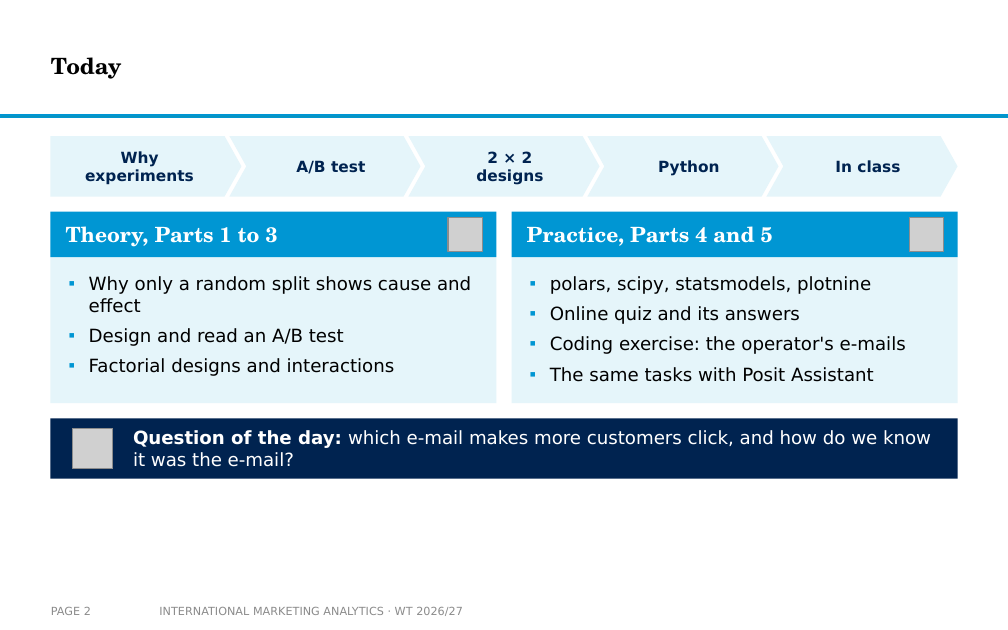
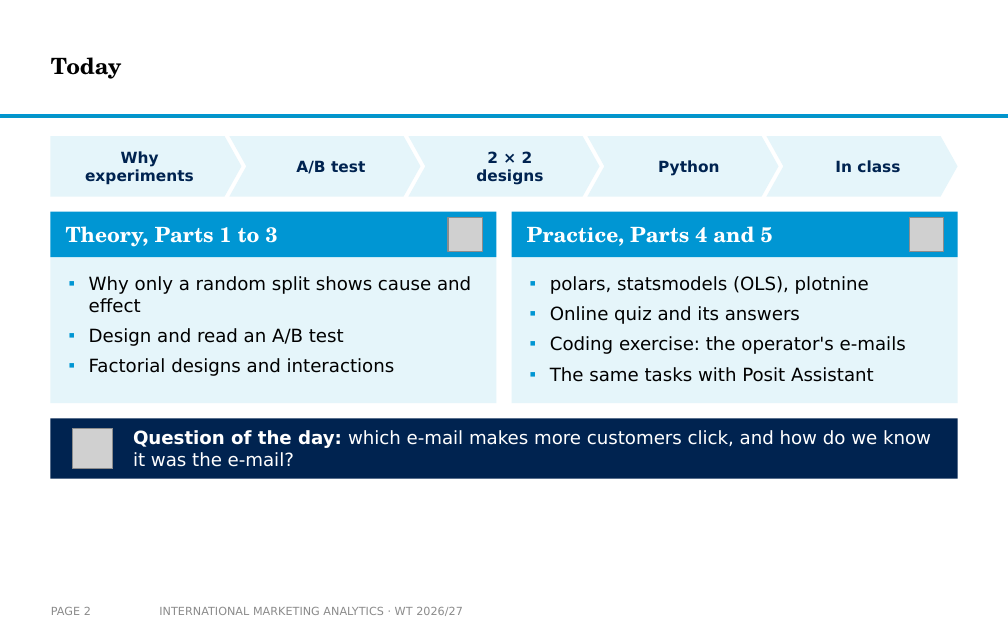
Before and after one commit to arnefloh-wu/international-marketing-analytics-teaching, a slide deck: slide 2 of slides/experiments-and-ab-testing_WT26-27.pptx. Drawn at 1008x630 pixels with LibreOffice and Linux fonts; fonts in the diff are those of the drawing; grey boxes stand for pictures; background and template pictures are left out. Boxes give left, top, right and bottom in pixels: in the first picture for what was removed or moved away, otherwise in the second. Text is boxed around its words. In the diff, an @@ line names an element or a change of style, - is before the commit and + after.

```diff
--- a/slides/experiments-and-ab-testing_WT26-27.pptx
+++ b/slides/experiments-and-ab-testing_WT26-27.pptx
@@ text at <box>550,276,869,294</box>: text changed @@
-▪ polars, scipy, statsmodels, plotnine
+▪ polars, statsmodels (OLS), plotnine
```
Also in this commit, not shown: 9 other slides changed, 1 slide added, 1 slide removed, 5 other files.
